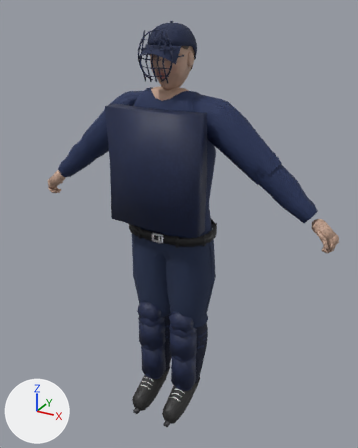
A saved change to the glTF model assets/optimized/lod1/player_umpire.glb.
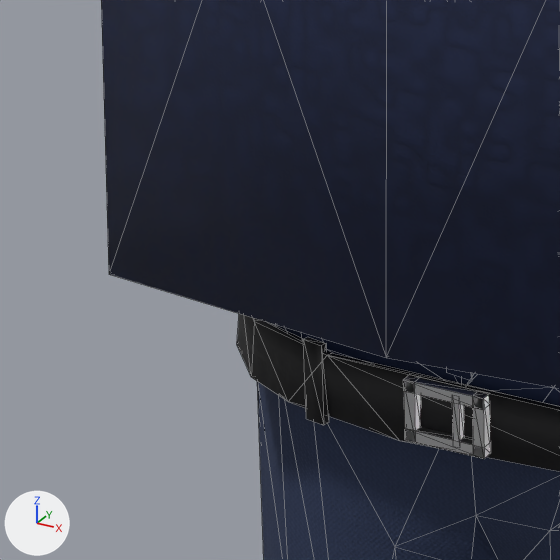
The first picture shows the older version from a camera (50 mm lens) standing at (1.046, -1.847, 1.917) and looking at (0.008, 0.042, 0.973). The close-ups show the older and then the newer version on the part from 27% to 48% of the width and 40% to 57% of the height of that picture. Only the edits that show in the close-ups are written down. Arrows for +X, +Y and +Z are at lower left; the lights stay in place. The close-ups show mesh edges as thin lines.

Names of what the first close-up shows: 'Gear_Belt', 'Gear_BeltBuckle', 'Gear_ChestProtector', 'Jersey', 'Pants' and 1 more.
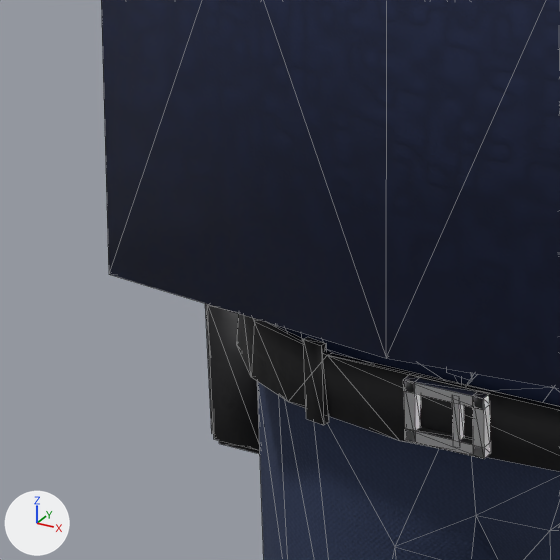
The change, as a list of edits to the scene's bpy script:
```text
Add me_g_007:
    me_g_007.from_pydata(...)  # 32 vertices, 60 faces; spans x -0.257..-0.207, y -0.0325..0.0525, z 0.85..0.96
    me_g_007.materials.append(mat_belt)
Add ob_ball_bag:
    ob_ball_bag = bpy.data.objects.new('Ball_Bag', me_g_007)
    ob_ball_bag.location = (0.0, 0.0, 0.0)
```

Changed parts and their boxes (x1, y1, x2, y2) in the close-ups (560 x 560 px):
'Ball_Bag', added
    after: (205, 303, 260, 454)
